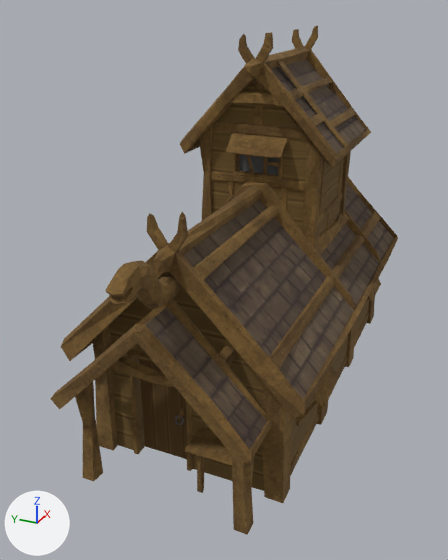
The FBX model PrefabPack(.fbx)/Houses/House_five.fbx, before and after one commit.
Rendered twice from a 50 mm camera at (-17.13, -7.0, 8.54) aimed at (-0.76, 0.37, 0.36). Lighting does not change. The marker at lower left points along +X, +Y and +Z.

Names of what the first picture shows: 'Frame_A', 'балки.031'.
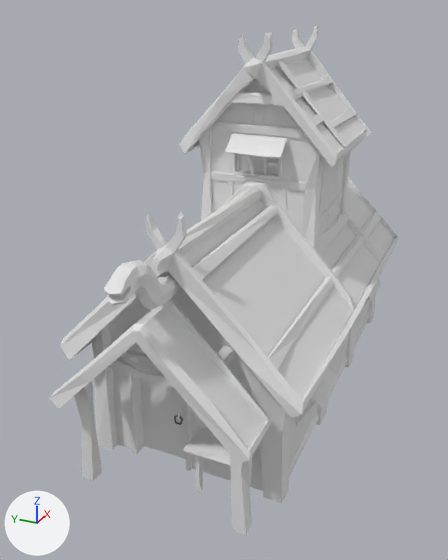
The newer file is also turned or shifted as a whole; pictures and numbers use the older file's frame.

The change, as a diff of the scene's bpy script:
```diff
--- a/PrefabPack(.fbx)/Houses/House_five.fbx.py
+++ b/PrefabPack(.fbx)/Houses/House_five.fbx.py
@@ me_cube_052 @@
 me_cube_052.from_pydata(...)  # 1663 vertices, 2172 faces; spans x -8.2..7.5, y -3.6..3.6, z -5.3..6.4
-me_cube_052.materials.append(mat_material_019)  # picture img_атласик_png
@@ me_cube_004 @@
 me_cube_004.from_pydata(...)  # 94 vertices, 75 faces; spans x -7.19..6.91, y -3.51..3.39, z -4.49..6.15
-me_cube_004.materials.append(mat_material_019)  # picture img_атласик_png
```

Boxes (x1, y1, x2, y2) around the edits, measured in the pictures (448 x 560 px):
'балки.031', recoloured (brown to grey): (49, 26, 398, 535) in both
'Frame_A', recoloured (brown to grey): (108, 59, 394, 491) in both
